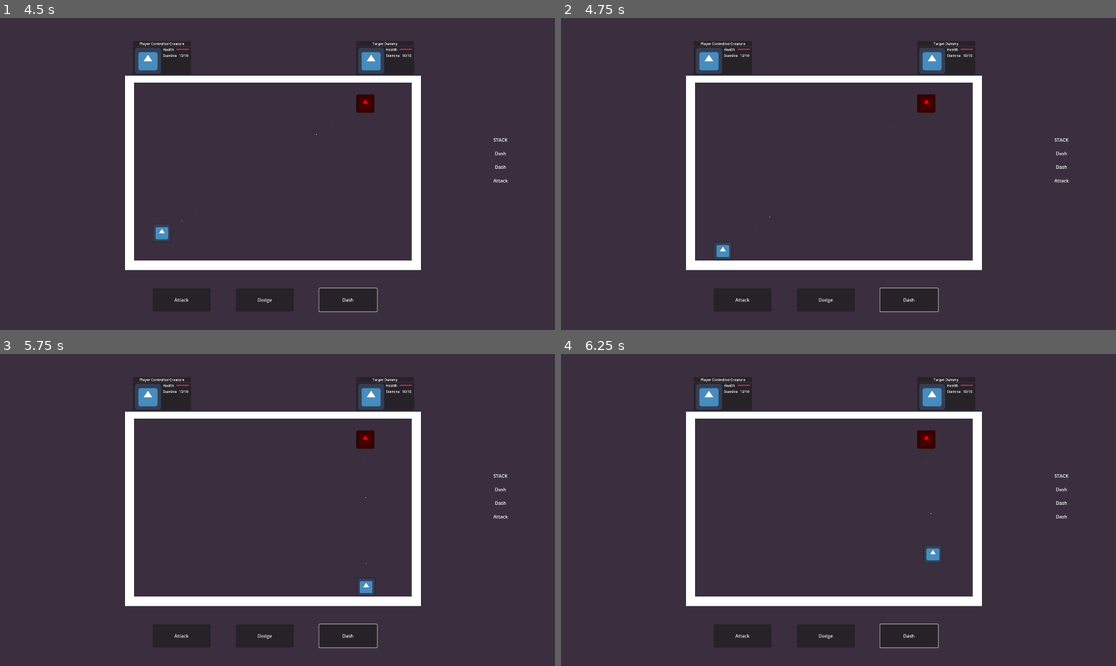
Above: before the commit, frames 1-4 (two rows, left to right).
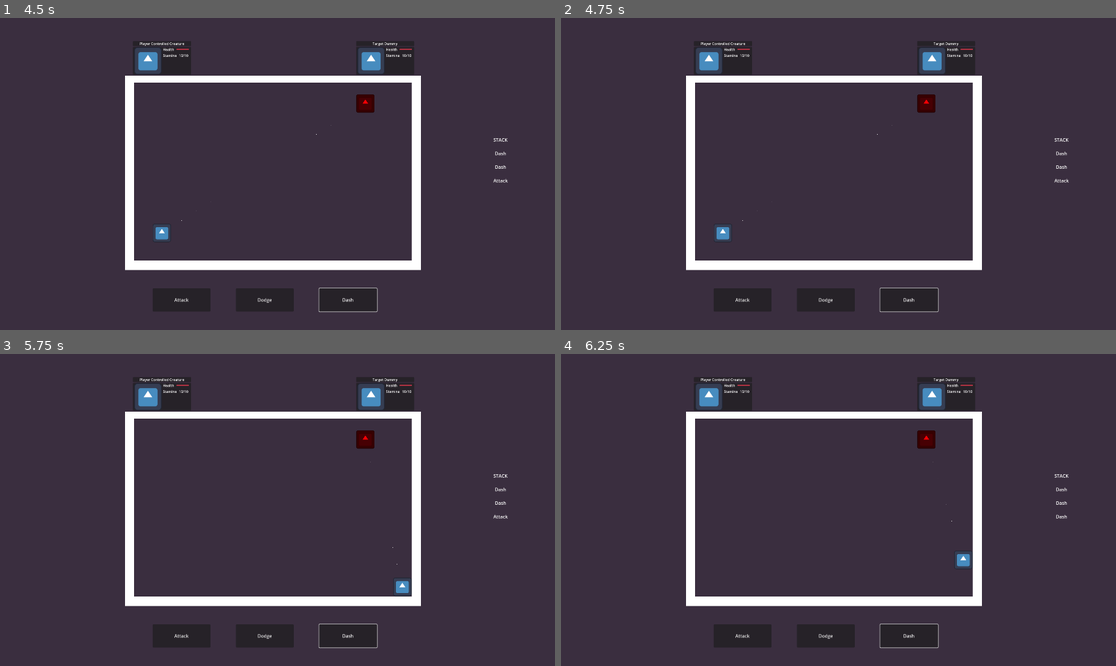
Above: after the commit, the same moments.

Repository: PhillypHenning/Artemis
Game: Godot game, scene res://scenes/Menus/main_menu.tscn
Two runs of this game, one before a commit and one after it. Both use one fixed random seed, a clock stepped at 60 frames per second and the inputs below. The engine's default icon, where the game draws it, is replaced by a stand-in: a white triangle on a blue panel in a dark square.
Inputs (mouse positions are in pixels of both pictures, inside the frame that each line leads up to):
- Up to frame 1 (4.5 s): tap Enter at 0.5 s; move the mouse to (399, 158) at 0.52 s; hold D (move_right) 0.53-1.25 s; tap Shift (dash) at 0.6 s; tap Space (dodge) at 0.8, 4.25, 4.35 s; click "Play" at 1.25 s; click "Attack" at 2 s; click "Dodge" at 2.75 s; click "Dash" at 3.5 s; move the mouse to (166, 189) at 4.27 s; hold S (move_down) from 4.28 s (still down)
- Up to frame 2 (4.75 s): keep holding S (move_down); tap E (take_damage) at 4.55 s
- Up to frame 3 (5.75 s): move the mouse to (333, 441) at 5.02 s; release S (move_down) at 5.03 s; hold D (move_right) from 5.03 s (still down); tap E (take_damage) at 5.1 s; tap Shift (dash) at 5.3 s
- Up to frame 4 (6.25 s): move the mouse to (810, 572) at 5.77 s; release D (move_right) at 5.78 s; hold W (move_up) from 5.78 s (still down); tap 3 (attack_far) at 5.85 s; tap Space (dodge) at 6.05 s

Frame 1 is identical in both runs. In frame 2, 0.2% of the frame differs, in the area x 27-60%, y 34-77%; in frame 3, 0.2%; in frame 4, 0.2%, in the area x 65-74%, y 34-69%.

Commit message:
Moved Dodge and Dash to movement abilities, added "use_ability" function to ability handler, added ability_utils

Diff:
--- a/scripts/combat/abilities/abilities_handler.gd
+++ b/scripts/combat/abilities/abilities_handler.gd
@@ -2,16 +2,23 @@
 extends Node
 
 var healing_abilities = preload("res://scripts/combat/abilities/healing_abilities.gd").new()
+var movement_abilities = preload("res://scripts/combat/abilities/movement_abilities.gd").new()
 
 enum {
 	HEALING,
 	OFFENSIVE,
 	DEFENSIVE,
-	UTILITY
+	UTILITY,
+	MOVEMENT
 }
 
 enum HEALING_ABILITY_IDS {
 	HEAL_TO_FULL_AFTER_TIME
+}
+
+enum MOVEMENT_ABILITY_IDS {
+	TESTING_DODGE,
+	TESTING_DASH
 }
 
 var ABILITIES = {
@@ -31,11 +38,39 @@
 	OFFENSIVE: {},
 	DEFENSIVE: {},
 	UTILITY: {},
+	MOVEMENT: {
+		MOVEMENT_ABILITY_IDS.TESTING_DODGE :{
+			"name": "Testing Dodge",
+			"target_callable": movement_abilities._use_dodge,
+			"parameters": {
+				"target": null,
+				"wait_time": .5,
+				"one_shot": true,
+				"timer_name": "MovementAbilityTimer"
+			},
+		},
+		MOVEMENT_ABILITY_IDS.TESTING_DASH :{
+			"name": "Testing Dash",
+			"target_callable": movement_abilities._use_dash,
+			"parameters": {
+				"target": null,
+				"wait_time": .25,
+				"one_shot": true,
+				"timer_name": "MovementAbilityTimer"
+			},
+		},
+	},
 }
+
+var timers_group_node: Node
 
 
 func _init_ability_handler(parent_node: Node) -> void:
-	# Create Timers Group
-	var healing_abilities_timers_node_group = Node.new()
-	healing_abilities_timers_node_group.name = "AbilityTimers"
-	parent_node.add_child(healing_abilities_timers_node_group)
+	timers_group_node = Node.new()
+	timers_group_node.name = "AbilityTimers"
+	parent_node.add_child(timers_group_node)
+
+func _use_ability(target_ability, parameters):
+	target_ability.parameters.timers_group_node = timers_group_node
+	target_ability.parameters.merge(parameters, true) 				# Merge default parameters with supplied parameters
+	target_ability.target_callable.call(target_ability.parameters)	# Invoke callable
--- /dev/null
+++ b/scripts/combat/abilities/abilities_utils.gd
@@ -0,0 +1,15 @@
+extends Node
+
+
+func _get_timer_or_create(timers_group_node: Node, parameters: Dictionary, callable: Callable) -> Timer:
+	var timer_node = timers_group_node.get_node_or_null(parameters.timer_name)
+	if !timer_node:
+		var timer = Timer.new()
+		timer.name = parameters.timer_name
+		timer.wait_time = parameters.wait_time
+		timer.one_shot = parameters.one_shot
+		timer.timeout.connect(callable.bind(parameters))
+		timers_group_node.add_child(timer)
+		return timer
+	else:
+		return timer_node
--- /dev/null
+++ b/scripts/combat/abilities/movement_abilities.gd
@@ -0,0 +1,45 @@
+extends Node
+
+var ability_utils = preload("res://scripts/combat/abilities/abilities_utils.gd").new()
+
+func _use_dash(parameters: Dictionary) -> void:
+	var timers_group_node = parameters.timers_group_node
+
+	if timers_group_node == null:
+		push_error("Unable to find timers_group_node")
+		return
+
+	if !parameters.target.combat_creature_movement_characteristics.is_using_movement_ability:
+		parameters.target.combat_creature_movement_characteristics.is_using_movement_ability = true
+		parameters.target.combat_creature_nodes[parameters.target.MOVEMENT].movement_override = _movement_override_dash
+		var timer = ability_utils._get_timer_or_create(timers_group_node, parameters, _finish_dash)
+		timer.start()
+
+func _movement_override_dash(parameters) -> void:
+	parameters.target.velocity = parameters.target.combat_creature_nodes[parameters.target.POSITIONS].last_known_direction * (parameters.target.combat_creature_movement_characteristics.current_speed * 5)
+	parameters.target.move_and_slide()
+
+func _finish_dash(parameters: Dictionary) -> void:
+	parameters.target.combat_creature_movement_characteristics.is_using_movement_ability = false
+	parameters.target.combat_creature_nodes[parameters.target.MOVEMENT].movement_override = null
+
+
+func _use_dodge(parameters: Dictionary) -> void:
+	var timers_group_node = parameters.timers_group_node
+
+	if timers_group_node == null:
+		push_error("Unable to find timers_group_node")
+		return
+
+	if !parameters.target.combat_creature_movement_characteristics.is_using_movement_ability:
+		parameters.target.combat_creature_movement_characteristics.is_using_movement_ability = true
+		parameters.target.combat_creature_nodes[parameters.target.MOVEMENT].movement_override = _movement_override_dodge
+		var timer = ability_utils._get_timer_or_create(timers_group_node, parameters, _finish_dodge)
+		timer.start()
+
+func _movement_override_dodge(parameters) -> void:
+	pass
+
+func _finish_dodge(parameters: Dictionary) -> void:
+	parameters.target.combat_creature_movement_characteristics.is_using_movement_ability = false
+	parameters.target.combat_creature_nodes[parameters.target.MOVEMENT].movement_override = null
--- a/scripts/combat/creatures/combat_creature_base_class.gd
+++ b/scripts/combat/creatures/combat_creature_base_class.gd
@@ -7,11 +7,11 @@
 var combat_creature_health_characteristics = characteristics.combat_creature_characteristics[characteristics.HEALTH]
 var combat_creature_stamina_characteristics = characteristics.combat_creature_characteristics[characteristics.STAMINA]
 var combat_creature_movement_characteristics = characteristics.combat_creature_characteristics[characteristics.MOVEMENT]
-var combat_creature_dodge_characteristics = characteristics.combat_creature_characteristics[characteristics.DODGING]
-var combat_creature_dash_characteristics = characteristics.combat_creature_characteristics[characteristics.DASHING]
 var combat_creature_attack_characteristics = characteristics.combat_creature_characteristics[characteristics.ATTACKING]
 var combat_creature_details = characteristics.combat_creature_characteristics[characteristics.DETAILS]
 var combat_creature_type = characteristics.combat_creature_characteristics[characteristics.TYPE]
+
+var combat_creature_abilities = preload("res://scripts/combat/abilities/abilities_handler.gd").new()
 
 enum {
 	TIMERS_GROUP,
@@ -19,7 +19,8 @@
 	PARENT_NODE,
 	COMBAT_CARD,
 	TARGETTING,
-	MARKERS
+	MARKERS,
+	MOVEMENT
 }
 
 var combat_creature_nodes = {
@@ -51,15 +52,11 @@
 		close = null,
 		medium = null,
 		far = null
+	},
+	MOVEMENT: {
+		movement_override = null
 	}
 }
-
-# TIMERS
-var combat_creature_damage_immunity_timer: Timer
-var combat_creature_movement_ability_timer: Timer
-var combat_creature_dodge_timer: Timer
-# MOVE ALL THESE TO THE ABILITY HANDLER
-
 
 # INITIALIZATION FUNCTIONS
 func _ready() -> void:
@@ -70,11 +67,12 @@
 
 	# Timers
 	_init_create_timers_node_group()
-	_init_create_damage_immunity_timer()
-	_init_create_movement_ability_timer()
 
 	# Signal connections
 	_init_attach_creature_card()
+
+	# Ability handler setup
+	combat_creature_abilities._init_ability_handler(self)
 
 func _init_initial_stat_set(health: int, stamina: int, speed: int) -> void:
 	combat_creature_health_characteristics.starting_health = health
@@ -132,22 +130,6 @@
 	combat_creature_nodes[TIMERS_GROUP].node.name = combat_creature_nodes[TIMERS_GROUP].name
 	add_child(combat_creature_nodes[TIMERS_GROUP].node)
 
-func _init_create_damage_immunity_timer() -> void:
-	combat_creature_damage_immunity_timer = Timer.new()
-	combat_creature_damage_immunity_timer.name = "DamageImmunityTimer"
-	combat_creature_damage_immunity_timer.one_shot = true
-	combat_creature_damage_immunity_timer.wait_time = combat_creature_health_characteristics.can_take_damage_after_time
-	combat_creature_damage_immunity_timer.connect("timeout", self._on_damage_lock_timer_timeout)
-	combat_creature_nodes[TIMERS_GROUP].node.add_child(combat_creature_damage_immunity_timer)
-
-func _init_create_movement_ability_timer() -> void:
-	combat_creature_movement_ability_timer = Timer.new()
-	combat_creature_movement_ability_timer.name = "MovementAbilityTimer"
-	combat_creature_movement_ability_timer.one_shot = true
-	combat_creature_movement_ability_timer.wait_time = .25
-	combat_creature_movement_ability_timer.connect("timeout", self._on_movement_ability_timeout)
-	combat_creature_nodes[TIMERS_GROUP].node.add_child(combat_creature_movement_ability_timer)
-
 func _init_attach_creature_card() -> void:
 	if combat_creature_nodes[PARENT_NODE].arena != null:
 		if combat_creature_type.is_player_character:
@@ -157,23 +139,19 @@
 			combat_creature_nodes[PARENT_NODE].arena.connect("attach_enemy_creature_to_card", _init_attach_creature_to_card)
 			combat_creature_nodes[PARENT_NODE].arena.connect("enemy_character_target", _init_assign_target)
 
+
 # PROCESS FUNCTIONS
 func _process(_delta: float) -> void:
 	_handle_look_at_target()
 
 ## BASIC MOVEMENT
 func _handle_combat_creature_basic_movement(direction: Vector2) -> void:
-	combat_creature_nodes[POSITIONS].last_known_direction = direction
-	velocity = direction * combat_creature_movement_characteristics.current_speed
-	if combat_creature_dash_characteristics.is_dashing:
-		_handle_combat_creature_continue_dash()
-	elif combat_creature_dodge_characteristics.is_dodging:
-		pass
+	if !combat_creature_nodes[MOVEMENT].movement_override:
+		combat_creature_nodes[POSITIONS].last_known_direction = direction
+		velocity = direction * combat_creature_movement_characteristics.current_speed
+		move_and_slide()
 	else:
-		move_and_slide()
-
-
-
+		combat_creature_nodes[MOVEMENT].movement_override.call({"target": self})
 
 
 # USE ABILITY
@@ -189,74 +167,23 @@
 
 
 
-
-
-
-## MOVEMENT ABILITIES
-func _use_combat_creature_movement_ability(ability: String) -> void:
-	if !combat_creature_movement_characteristics.is_using_movement_ability:
-		combat_creature_movement_characteristics.is_using_movement_ability = true
-		match ability:
-			"dodge":
-				_use_combat_creature_dodge()
-			"dash":
-				_use_combat_creature_dash(combat_creature_nodes[POSITIONS].last_known_direction)
-
-func _on_movement_ability_timeout():
-	combat_creature_dash_characteristics.is_dashing = false
-	combat_creature_dodge_characteristics.is_dodging = false
-	combat_creature_movement_characteristics.is_using_movement_ability = false
-
-### DASHING
-func _use_combat_creature_dash(direction: Vector2) -> void:
-	if !combat_creature_dash_characteristics.is_dashing:
-		combat_creature_movement_ability_timer.start()
-		combat_creature_dash_characteristics.is_dashing = true
-		combat_creature_nodes[POSITIONS].dash_direction = direction
-
-func _handle_combat_creature_continue_dash() -> void:
-	velocity = combat_creature_nodes[POSITIONS].dash_direction * (combat_creature_movement_characteristics.current_speed * 5)
-	move_and_slide()
-
-
-### DODGING
-func _use_combat_creature_dodge() -> void:
-	if !combat_creature_dodge_characteristics.is_dodging:
-		combat_creature_movement_ability_timer.start()
-		combat_creature_dodge_characteristics.is_dodging = true
-		combat_creature_dodge_characteristics.has_iframes = true
-
-
-
-
-
-
 # HEALTH
 func _use_combat_creature_take_damage(amount_of_incoming_damage: int) -> void:
-	if !combat_creature_dodge_characteristics.has_iframes and combat_creature_health_characteristics.can_take_damage:
+	if combat_creature_health_characteristics.can_take_damage:
 		combat_creature_health_characteristics.current_health = clamp(combat_creature_health_characteristics.current_health-amount_of_incoming_damage, 0, combat_creature_health_characteristics.max_health)
 		combat_creature_health_characteristics.can_take_damage = false
-		combat_creature_damage_immunity_timer.start()
 		_handle_update_combat_card()
+
 	if combat_creature_health_characteristics.current_health <= 0:
 		combat_creature_health_characteristics.is_dead = true
 
 func _on_damage_lock_timer_timeout():
 	combat_creature_health_characteristics.can_take_damage = true
-
-
-
-
 
 # STAMINA
 func _use_combat_creature_use_stamina(amount_of_stamina_used: int) -> void:
 	combat_creature_stamina_characteristics.current_stamina = clamp(combat_creature_stamina_characteristics.current_stamina-amount_of_stamina_used, 0, combat_creature_stamina_characteristics.max_stamina)
 	_handle_update_combat_card()
-
-
-
-
-
 
 # COMBAT CARD
 func _init_attach_creature_to_card(_card: Node):
--- a/scripts/combat/creatures/combat_creatures/player_controlled_creature.gd
+++ b/scripts/combat/creatures/combat_creatures/player_controlled_creature.gd
@@ -23,8 +23,11 @@
 	_handle_combat_creature_basic_movement(direction)
 
 func _handle_character_movement_ability() -> void:
-	if Input.is_action_just_pressed("dodge"): _use_combat_creature_movement_ability("dodge")
-	elif Input.is_action_just_pressed("dash"): _use_combat_creature_movement_ability("dash")
+	if Input.is_action_just_pressed("dodge"):
+		combat_creature_abilities._use_ability(combat_creature_abilities.ABILITIES[combat_creature_abilities.MOVEMENT][combat_creature_abilities.MOVEMENT_ABILITY_IDS.TESTING_DODGE], {"target": self})
+	elif Input.is_action_just_pressed("dash"):
+		combat_creature_abilities._use_ability(combat_creature_abilities.ABILITIES[combat_creature_abilities.MOVEMENT][combat_creature_abilities.MOVEMENT_ABILITY_IDS.TESTING_DASH], {"target": self})
+
 
 func _handle_character_attack() -> void:
 	if Input.is_action_just_pressed("attack_near"):
Not shown, added: scenes/Combat/pla1FFE.tmp
